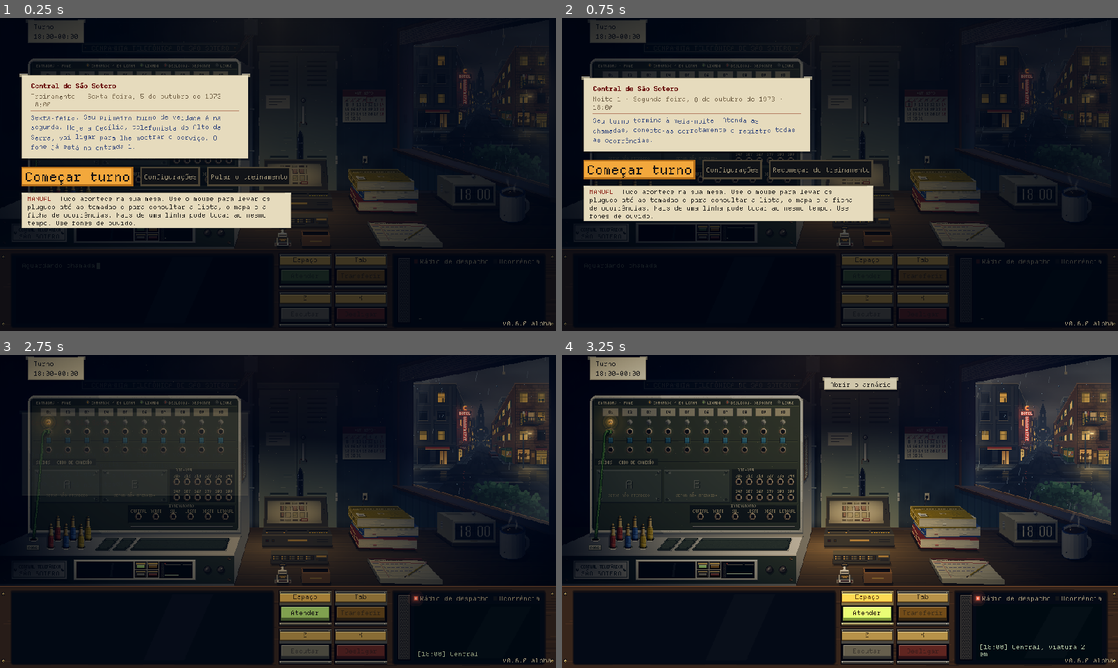
Above: before the commit, frames 1-4 (two rows, left to right).
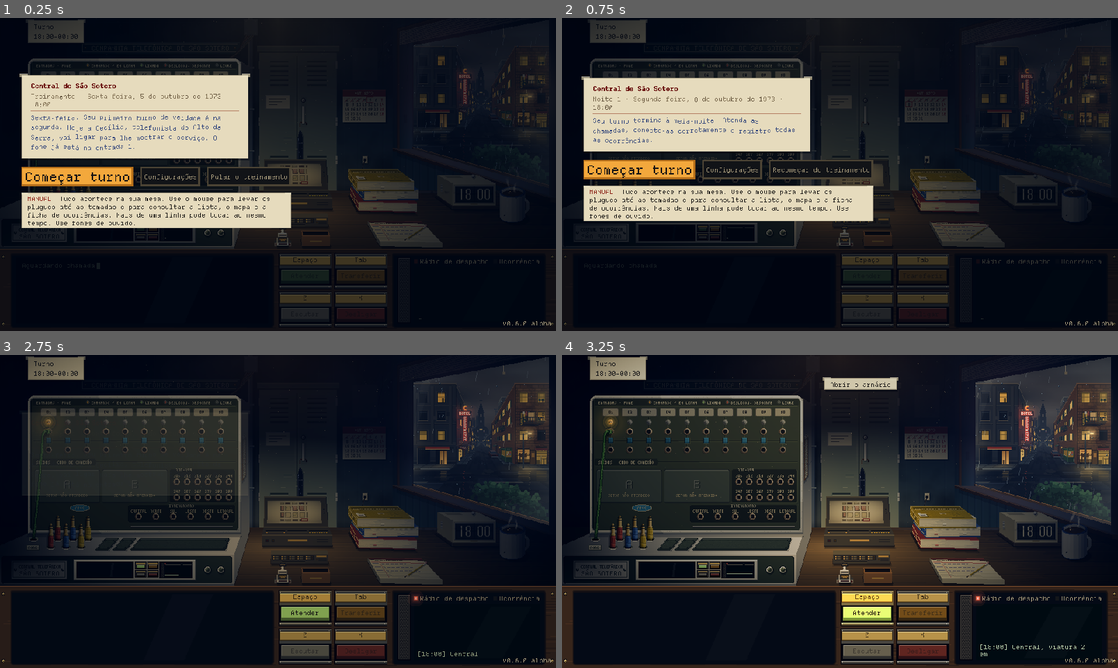
Above: after the commit, the same moments.

Repository: MendelDdS/Project-Switchboard
Game: Godot game, scene res://scenes/app.tscn
The game is run twice, just before and just after one commit, with the same random seed, the same clock (stepped at 60 frames per second) and the same inputs.
Inputs (mouse positions are in pixels of both pictures, inside the frame that each line leads up to):
- Up to frame 1 (0.25 s): no input
- Up to frame 2 (0.75 s): click "Pular o treinamento" at 0.5 s
- Up to frame 3 (2.75 s): click "Recomeçar do treinamento" at 1.25 s; click "Começar turno" at 2 s
- Up to frame 4 (3.25 s): tap Enter at 2.75 s; drag from (840, 511) to (895, 442) at 2.77 s

The runs differ from the first frame. In frame 1, 0.1% of the frame differs, in the area x 9-43%, y 17-74%; in frame 2, 0.1%; in frame 3, 0.2%; in frame 4, 0.2%, in the area x 0-43%, y 16-74%.

Commit message:
feat(#0000): switchboard Severance details: pressed listening key lit whole in one matte color; rounded banks, trunks, tabs, header, plates and bank covers; oval CTSS badge beside the trunks; wear and cover screws removed; console front as a keyboard tray (white plastic with a recessed olive plate, olive knobs with cream rings, no screws)
Co-Authored-By: Claude Opus 5.5 <noreply@anthropic.com>
Claude-Session: https://claude.ai/code/session_01H96ird3NiwT968jGyfcfei

Diff:
--- a/scripts/pal.gd
+++ b/scripts/pal.gd
@@ -104,7 +104,7 @@
 ## As teclas de plástico ciano das chaves de escuta (`Switchboard._draw_levers`), do escuro ao claro.
 const KEY_CAP: Array[Color] = [Color("12394a"), Color("1d5a72"), Color("2b7e9c"), Color("3f9fbf"), Color("6cc0da"),
 	Color("a2dcec")]
-const KEY_LED := Color("d8fbff")   ## o pontinho aceso na tecla presa
+const KEY_GLOW := Color("7fd3e6")   ## a tecla presa, acesa por dentro: plástico fosco, uma cor só
 ## A quina do níquel descendo até o painel (`Switchboard.NICKEL_EDGE`): na luz, no meio e na sombra.
 const NICKEL_EDGE: Array[Color] = [Color("63675a"), Color("4a4f42"), Color("353a2e")]
 ## O latão das plaquetas, dos aros dos buracos da prateleira e do friso na beira dela, e das etiquetas das teclas: a
@@ -117,7 +117,6 @@
 ## A baquelite preta dos botões do console: a beira, a sombra e o meio da saia, e a sombra, o meio e a luz do tampo.
 const BAKELITE: Array[Color] = [Color("120e0a"), Color("1a1612"), Color("2a2420"), Color("3a332c"), Color("4a4038"),
 	Color("5a5048")]
-const SCREW: Array[Color] = [Color("1a0f08"), Color("2a1a0f"), Color("4a3a24"), Color("8e7a5a")]   ## os parafusos do console: sombra, meio, luz e a fenda
 ## Os cabos (`Switchboard.CORD_COLORS`): o pano de cada um e o brilho dele; o corpo do plug na mesma cor.
 const CORDS := [
 	[Color("3d6e34"), Color("6c9e58")],
--- a/scripts/ui/background.gd
+++ b/scripts/ui/background.gd
@@ -2180,11 +2180,14 @@
 		draw_line(p, back.call(p), Pal.SHELL[1], 1.0)
 		draw_line(top, b.end, SHELL[0], 1.0)   # as quinas da frente pegam a luz
 		draw_line(Vector2(fx1, sy), low, SHELL[0], 1.0)
-	# a frente do console (aparece entre as peças embutidas), escura, com a beira de cima no esmalte e o rodapé
-	_r(fx0, sy, fx1 - fx0, fy - sy, Pal.BOARD_SIDE)
-	_r(fx0, sy, fx1 - fx0, 3, SHELL[1])
-	_r(fx0, sy + 3, fx1 - fx0, 1, Pal.BOARD_SIDE.darkened(0.4))
+	# a frente do console, como a bandeja do teclado dos terminais da série Ruptura: o plástico branco em volta de uma
+	# placa oliva rebaixada, de cantos redondos (a miniatura do painel, a plaqueta e os botões ficam nela), e o rodapé
+	_r(fx0, sy, fx1 - fx0, fy - sy, SHELL[1])
 	_r(fx0, fy - 3, fx1 - fx0, 3, SHELL[2])
+	var tray := Rect2(maxf(fx0, 0.0) + 4.0, sy + 4.0, fx1 - maxf(fx0, 0.0) - 8.0, fy - sy - 8.0)
+	Switchboard.round_rect(self, tray.grow(1), Pal.BOARD_SIDE.darkened(0.5))
+	Switchboard.round_rect(self, tray, Pal.BOARD_SIDE)
+	draw_rect(Rect2(tray.position.x + 2.0, tray.end.y, tray.size.x - 4.0, 1), SHELL[0])   # a beira de baixo do rebaixo, na luz
 	# a prateleira, no esmalte claro: o painel pousa no fundo dela, num rodapé, com a sombra de contato na frente
 	_poly(PackedVector2Array([Vector2(fx0, sy), Vector2(fx1, sy), b.end, Vector2(b.position.x, b.end.y)]), Pal.SHELL[5])
 	_r(fx0, sy - 1, fx1 - fx0, 2, Pal.NICKEL[2])   # o friso niquelado na beira
@@ -2195,18 +2198,14 @@
 		var my := roundf((sy + fy) / 2.0)
 		var px := maxf(fx0, 0.0) + 8.0   # a coluna dos parafusos da beira: a plaqueta fica no meio entre ela e a miniatura
 		Switchboard.draw_maker_plate(self, Rect2(roundf((px + rr.position.x - 96.0) / 2.0), my - 16, 96, 32))   # a plaqueta do fabricante
-		for i in 2:   # baquelite: a borda em volta do tampo, os dois com a luz no alto à esquerda, a espaços iguais entre a miniatura e a beira
+		for i in 2:   # oliva com o aro creme, como o botão do lado do monitor, a luz no alto à esquerda, a espaços iguais entre a miniatura e a beira
 			var c := Vector2(rr.end.x + roundf((fx1 - rr.end.x) * (i + 1) / 3.0), my)
 			_sprite(PixelArt.disc(15, [[7.0, Color(0, 0, 0, 0.35)]]), c + Vector2(1, 2))
-			var bk := Pal.BAKELITE
-			_sprite(PixelArt.disc(13, [[4.0, bk[5], bk[3], bk[2]], [5.5, bk[4], bk[2], bk[1]], [6.5, bk[0]]]), c)
+			var m := Pal.BOARD_METAL
+			_sprite(PixelArt.disc(13, [[4.0, m[6], m[4], m[2]], [5.5, Pal.SHELL[7], Pal.SHELL[5], Pal.SHELL[3]], [6.5, m[0]]]), c)
 			var a := -PI * 0.75 + i * 1.1
 			for j in range(2, 5):   # o risco de posição, pixel a pixel
-				draw_rect(Rect2((c + Vector2(cos(a), sin(a)) * j).floor(), Vector2.ONE), Pal.NICKEL[1])
-	for p in [Vector2(fx1 - 8, sy + 8), Vector2(fx1 - 8, fy - 10), Vector2(8, sy + 8), Vector2(8, fy - 10)]:   # os parafusos
-		if p.x > fx0 + 4:
-			_sprite(PixelArt.disc(5, [[2.5, Pal.SCREW[2], Pal.SCREW[1], Pal.SCREW[0]]]), p)
-			draw_rect(Rect2(p.floor() - Vector2(1, 0), Vector2(3, 1)), Pal.SCREW[3])   # a fenda
+				draw_rect(Rect2((c + Vector2(cos(a), sin(a)) * j).floor(), Vector2.ONE), Pal.BOARD_INK)
 	draw_rect(Rect2(b.position.x, b.end.y, b.size.x, 3), SHELL[2])
 	_poly(PackedVector2Array([Vector2(b.position.x, b.end.y + 3), Vector2(b.end.x, b.end.y + 3),
 		Vector2(b.end.x + 2, b.end.y + 7), Vector2(b.position.x - 3, b.end.y + 7)]), Color(0, 0, 0, 0.3))
--- a/scripts/ui/switchboard.gd
+++ b/scripts/ui/switchboard.gd
@@ -742,7 +742,6 @@
 	# o nome das saídas embaixo delas, no meio do vão até os bancos, sobre uma faixa como a das entradas, que separa as
 	# seções (a faixa entre as entradas e as saídas é das chaves de escuta)
 	_draw_rule(roundf((ROW_Y["out"] + JACK / 2.0 + DEST_TOP - 13.0) / 2.0), T.text(T.Key.BOARD_OUTPUTS))
-	_draw_wear()
 	_draw_trunks(trunks)
 
 	# entradas e saídas
@@ -763,8 +762,8 @@
 			draw_texture(num, Vector2(roundf(jr.get_center().x - num.get_width() / 2.0), jr.position.y - 10.0),
 				Pal.NUMBER_PAINT if exchange.dest(d) == Exchange.Dest.FREE else Pal.TEXT)
 
-	# legenda das lâmpadas, numa linha no pé do painel
-	_draw_legend()
+	_draw_legend()   # na faixa do alto
+	_draw_badge(Vector2((FRAME + trunks.position.x) / 2.0, trunks.position.y + 4.0))
 
 
 ## As lâmpadas das linhas (com a luz delas no aro da entrada) e o aro aceso dos destinos. As luzes vão para o `Bloom`,
--- a/scripts/ui/switchboard_panel.gd
+++ b/scripts/ui/switchboard_panel.gd
@@ -48,7 +48,8 @@
 const LAMP_R := 2.5         # o raio da luz da lâmpada de cada linha, no `Bloom` (o vidro tem 4; o aro de metal fica em volta)
 const BEZEL := [Pal.NICKEL[1], Pal.NICKEL[2], Pal.NICKEL[3]]   # aro niquelado: luz, meio, sombra
 const LAMP_OFF := Pal.LAMP_GLASS
-const WEAR := [0.5, 0.3, 0.15]   # o painel gasto em volta das tomadas: do perto ao longe (o quanto clareia)
+const ROUND := [2, 1]   # o canto redondo dos blocos, das abas e das chapas: o quanto as duas linhas da ponta recuam (`round_rect`)
+const BADGE := "CTSS"   # a sigla da companhia no emblema (`_draw_badge`), igual em todos os idiomas
 const LAMP_ON_SEC := 0.06    # a lâmpada (de filamento) acende quase na hora...
 const LAMP_OFF_SEC := 0.18   # ...e apaga mais devagar, o filamento esfriando: a linha tocando pulsa em vez de piscar seco
 const CORD_COLORS := Pal.CORDS
@@ -115,7 +116,7 @@
 ## As chaves de escuta, teclas quadradas de plástico ciano (como as dos terminais da série Ruptura), cada uma num
 ## rebaixo escuro do painel: solta, a tecla sai dele (o topo e, embaixo, a frente dela, mais escura, com a sombra embaixo
 ## à esquerda: a luz vem do alto à direita, `LIGHT`); presa (escutando, ou o destino tocando), afunda rente ao painel e
-## escurece, com um pontinho aceso (`Pal.KEY_LED`). Cada uma em `levers` é [centro, direção, px além]: presa (-1),
+## acende por inteiro, fosca, de uma cor só (`Pal.KEY_GLOW`). Cada uma em `levers` é [centro, direção, px além]: presa (-1),
 ## solta (1) ou no meio do caminho (0), `over` px além, na batida.
 func _draw_levers(levers: Array) -> void:
 	var k := Pal.KEY_CAP
@@ -128,19 +129,21 @@
 		_ci.draw_rect(Rect2(well.end.x, well.position.y, 1, well.size.y + 1), _metal_at(c, 2))
 		var dir: int = v[1]
 		var lift := clampi((2 if dir > 0 else 1 if dir == 0 else 0) + dir * roundi(v[2]), 0, 3)   # a altura da frente
-		var t := clampi(2 + s - (1 if dir < 0 else 0), 1, k.size() - 2)   # o tom do topo: presa, um abaixo
+		var t := clampi(2 + s, 1, k.size() - 2)   # o tom do topo, na luz da sala
 		var top := Rect2(c.x - 4, c.y - 3 - lift, 8, 7)
 		if lift > 0:
 			_ci.draw_rect(Rect2(top.position + Vector2(-1, 1), Vector2(8, 7 + lift)), SHADOW)
 			_ci.draw_rect(Rect2(top.position.x, top.end.y, 8, lift), k[t - 1])   # a frente da tecla
+		if dir < 0:   # presa: a tecla toda acesa por dentro, fosca: uma cor só, a beira um pouco mais apagada, luz opaca sem miolo
+			var glow := Pal.KEY_GLOW
+			_ci.draw_rect(top, glow.darkened(0.2))
+			_ci.draw_rect(top.grow(-1), glow)
+			Bloom.light(_ci, top, glow, 0.6, false)
+			continue
 		_ci.draw_rect(top, k[t])
 		_ci.draw_rect(Rect2(top.position, Vector2(8, 1)), k[t + 1])   # a quina de cima e a da direita, na luz
 		_ci.draw_rect(Rect2(top.end.x - 1, top.position.y, 1, 7), k[t + 1])
 		_ci.draw_rect(Rect2(top.position.x, top.position.y + 1, 1, 6), k[t - 1])
-		if dir < 0:   # presa: o pontinho aceso no meio dela (de longe, a tecla afundada sozinha mal se via)
-			var dot := Rect2(c.x - 1, top.position.y + 2, 2, 2)
-			_ci.draw_rect(dot, Pal.KEY_LED)
-			Bloom.light(_ci, dot, Pal.KEY_LED, 0.5)
 
 
 ## Encaixe redondo como os das mesas antigas (`_jack_tex`), com a sombra curta no painel. `dim`: o metal mais escuro.
@@ -253,35 +256,6 @@
 		var r := Rect2(col_x(i) - 1.0, ROW_Y["plate"] + ROW_Y["plate_h"] + 2.0, 2.0, ROW_Y["out"] - ROW_Y["plate"] - ROW_Y["plate_h"] - 2.0)
 		_lit_rect(Rect2(r.position, Vector2(1, r.size.y)), _metal(-2))   # rebaixado: a sombra à esquerda, a luz à direita
 		_lit_rect(Rect2(r.position.x + 1.0, r.position.y, 1, r.size.y), _metal(2))
-
-
-## O uso de anos: o painel gasto em volta das tomadas (claro liso, mais nas entradas, onde o FONE entra a noite toda,
-## e nas primeiras linhas) e riscos finos onde a ponta do plug escorregou errando o furo. Sempre os mesmos.
-func _draw_wear() -> void:
-	var hi: Color = Pal.BOARD_METAL[6]
-	for j in _jacks:
-		if j > 20:
-			continue   # nos bancos, rebaixados e escuros, o gasto não aparece
-		var use := _use(j)
-		PixelArt.sprite(_ci, _disc(20, [[7.0, Color(hi, WEAR[0])], [8.5, Color(hi, WEAR[1])], [10.0, Color(hi, WEAR[2])]]),
-			jack_rect(j).get_center(), Color(1, 1, 1, use))
-		var rng := RandomNumberGenerator.new()
-		rng.seed = j
-		for k in roundi(use * 2.0):
-			var a := rng.randf() * TAU
-			var from := jack_rect(j).get_center() + Vector2.from_angle(a) * rng.randf_range(6.0, 8.0)
-			var to := from + Vector2.from_angle(a + rng.randf_range(-0.6, 0.6)) * rng.randf_range(2.0, 4.0)
-			_ci.draw_line(from.round() + Vector2(0.5, 0.5), to.round() + Vector2(0.5, 0.5), Color(hi, 0.45), 1.0)
-
-
-## O quanto a tomada `j` é usada (0..1): as entradas mais, das primeiras linhas para as últimas; depois as saídas; os
-## destinos, menos.
-func _use(j: int) -> float:
-	if j <= 10:
-		return 1.0 - (j - 1) * 0.05
-	if j <= 20:
-		return 0.6 - (j - 11) * 0.03
-	return 0.35
 
 
 ## A plaqueta do fabricante em `r` (96×32), no esmalte claro com a beira niquelada, desenhada pelo cenário na frente do console, ao lado
@@ -420,26 +394,53 @@
 	if caption != "":
 		var t := PixelArt.tiny(caption)
 		var tab := Rect2(FRAME + 3, y - 5, t.get_width() + 15, 12)
-		_ci.draw_rect(tab, Pal.BOARD_STRIP)
-		_ci.draw_rect(Rect2(tab.position.x, tab.end.y, tab.size.x, 1), _metal_at(tab.position, 2))   # a beira de baixo, na luz
+		round_rect(_ci, tab, Pal.BOARD_STRIP)
+		_ci.draw_rect(Rect2(tab.position.x + 2, tab.end.y, tab.size.x - 4, 1), _metal_at(tab.position, 2))   # a beira de baixo, na luz
 		_ci.draw_texture(t, Vector2(FRAME + 10, y - 4), Pal.BOARD_INK)   # as letras nas linhas 3 a 7: em volta da faixa
 
 
 ## A faixa escura do alto do painel, de ponta a ponta, onde vão o nome das entradas e a legenda das lâmpadas.
 func _draw_header() -> void:
 	var r := Rect2(FRAME + 3, RULES["in"] - 5, size.x - FRAME * 2 - 6, 12)
-	_ci.draw_rect(r, Pal.BOARD_STRIP)
-	_lit_rect(Rect2(r.position.x, r.end.y, r.size.x, 1), _metal(2))
-
-
-## Um bloco rebaixado no painel (os bancos de destino, o interurbano): o fundo escuro, com a sombra da beira em cima e
-## à esquerda e a luz embaixo e à direita.
+	round_rect(_ci, r, Pal.BOARD_STRIP)
+	_lit_rect(Rect2(r.position.x + 2, r.end.y, r.size.x - 4, 1), _metal(2))
+
+
+## O emblema da companhia no vão à esquerda do interurbano, acima dos plugs guardados, com o meio em `c`: um oval
+## ciano com a beira e a sigla em creme, como o logotipo nos terminais da série Ruptura.
+func _draw_badge(c: Vector2) -> void:
+	var t := PixelArt.tiny(BADGE)
+	var w := t.get_width() + 20.0
+	var h := 12
+	var r := Rect2((c - Vector2(w, h) / 2.0).round(), Vector2(w, h))
+	for y in h:   # pixel a pixel, linha a linha: a beira e, dentro dela, o oval
+		var dy := y + 0.5 - h / 2.0
+		var hw := roundf(w / 2.0 * sqrt(1.0 - pow(dy / (h / 2.0), 2.0)))
+		_ci.draw_rect(Rect2(r.get_center().x - hw, r.position.y + y, hw * 2.0, 1), Pal.BOARD_INK)
+		if absf(dy) < h / 2.0 - 1.0:
+			var hi := roundf((w / 2.0 - 1.5) * sqrt(1.0 - pow(dy / (h / 2.0 - 1.0), 2.0)))
+			_ci.draw_rect(Rect2(r.get_center().x - hi, r.position.y + y, hi * 2.0, 1), Pal.KEY_CAP[2])
+	_ci.draw_texture(t, (r.get_center() - Vector2(t.get_width() / 2.0, 3.0 + 2.5)).round(), Pal.BOARD_INK)
+
+
+## Um retângulo cheio de cantos redondos, pixel a pixel: `cut` diz quanto cada linha da ponta recua, de fora para
+## dentro (`ROUND`, o canto dos blocos; [1], o das plaquinhas).
+static func round_rect(ci: CanvasItem, r: Rect2, col: Color, cut: Array = ROUND) -> void:
+	var n := cut.size()
+	ci.draw_rect(Rect2(r.position.x, r.position.y + n, r.size.x, r.size.y - n * 2), col)
+	for i in n:
+		var w: float = r.size.x - cut[i] * 2
+		ci.draw_rect(Rect2(r.position.x + cut[i], r.position.y + i, w, 1), col)
+		ci.draw_rect(Rect2(r.position.x + cut[i], r.end.y - 1 - i, w, 1), col)
+
+
+## Um bloco rebaixado no painel (os bancos de destino, o interurbano), de cantos redondos: o fundo escuro, com a
+## sombra da beira em cima e à esquerda e a luz embaixo e à direita.
 func _draw_inset(r: Rect2) -> void:
-	_lit_rect(Rect2(r.position.x - 1, r.position.y - 1, r.size.x + 2, 1), _metal(-2))
-	_lit_rect(Rect2(r.position.x - 1, r.position.y, 1, r.size.y + 1), _metal(-2))
-	_lit_rect(Rect2(r.position.x, r.end.y, r.size.x + 1, 1), _metal(2))
-	_lit_rect(Rect2(r.end.x, r.position.y - 1, 1, r.size.y + 1), _metal(2))
-	_ci.draw_rect(r, Pal.BOARD_INSET)
+	var g := r.grow(1)
+	round_rect(_ci, g, _metal_at(r.end, 2))
+	round_rect(_ci, Rect2(g.position, g.size - Vector2.ONE), _metal_at(r.position, -2))
+	round_rect(_ci, r, Pal.BOARD_INSET)
 
 
 ## O tom do metal do painel em `p`, `step` tons acima ou abaixo.
@@ -624,10 +625,10 @@
 func _draw_number_plate(r: Rect2, text: String) -> void:
 	var s := _step_at(r.get_center())
 	var tag := Pal.lit(Pal.BOARD_TAG, s)
-	rim(_ci, r, tag.darkened(0.5), tag.darkened(0.65))   # embutida: a beira escura em volta
-	_ci.draw_rect(r, tag)
-	_ci.draw_rect(Rect2(r.position, Vector2(r.size.x, 1)), tag.lightened(0.15))
-	_ci.draw_rect(Rect2(r.position.x, r.end.y - 1, r.size.x, 1), tag.darkened(0.15))
+	round_rect(_ci, r.grow(1), tag.darkened(0.55), [1])   # embutida: a beira escura em volta
+	round_rect(_ci, r, tag, [1])
+	_ci.draw_rect(Rect2(r.position.x + 1, r.position.y, r.size.x - 2, 1), tag.lightened(0.15))
+	_ci.draw_rect(Rect2(r.position.x + 1, r.end.y - 1, r.size.x - 2, 1), tag.darkened(0.15))
 	var tex := PixelArt.tiny(text)
 	var at := (r.get_center() - Vector2(tex.get_width() / 2.0, 3.0 + 2.5)).round()   # as letras ficam nas linhas 3 a 7 da imagem
 	_ci.draw_texture(tex, at, Pal.lit(Pal.ENGRAVED, s))
@@ -645,28 +646,20 @@
 }
 
 
-## Chapa de metal parafusada sobre um banco que ainda não está em uso (lisa: o escovado saiu, a pedido): a letra do
-## banco estampada em relevo (luz em cima à esquerda, sombra embaixo à direita), o aviso
-## pintado com estêncil embaixo e, em volta dos parafusos, os riscos da chave de fenda que escorregou. Sempre os mesmos.
+## Tampa lisa de cantos redondos sobre um banco que ainda não está em uso, encaixada, sem parafusos (limpa, como
+## tudo na série Ruptura; os parafusos e os riscos da chave de fenda saíram): a letra do banco estampada em relevo (luz
+## em cima à esquerda, sombra embaixo à direita) e o aviso pintado com estêncil embaixo.
 func _draw_plate(r: Rect2, letter: String) -> void:
-	var rng := RandomNumberGenerator.new()
-	rng.seed = hash(letter)
 	var plate := Pal.lit(PLATE, _step_at(r.get_center()))   # no tom da luz da sala no meio dela
-	rim(_ci, r, plate.darkened(0.15), plate.darkened(0.5))
-	_ci.draw_rect(r, plate)
-	_ci.draw_rect(Rect2(r.position, Vector2(r.size.x, 2)), plate.lightened(0.18))
-	_ci.draw_rect(Rect2(r.position.x, r.end.y - 2, r.size.x, 2), plate.darkened(0.35))
-	for c in [r.position + Vector2(5, 5), Vector2(r.end.x - 5, r.position.y + 5), Vector2(r.position.x + 5, r.end.y - 5), r.end - Vector2(5, 5)]:
-		for k in 2:   # a chave de fenda escorregou, sempre para dentro da chapa (para fora, o risco passava da borda)
-			var a: float = (r.get_center() - c).angle() + rng.randf_range(-0.6, 0.6)
-			var from: Vector2 = c + Vector2.from_angle(a) * 3.0
-			var to := from + Vector2.from_angle(a + rng.randf_range(-0.3, 0.3)) * rng.randf_range(2.0, 4.0)
-			_ci.draw_line(from.round() + Vector2(0.5, 0.5), to.round() + Vector2(0.5, 0.5), plate.lightened(0.3), 1.0)
-		PixelArt.sprite(_ci, _disc(5, [[1.5, plate.lightened(0.35), plate.lightened(0.15), plate.darkened(0.2)], [2.5, plate.darkened(0.5)]]), c)
-		_ci.draw_rect(Rect2((c - Vector2(2, 1)).floor(), Vector2(3, 1)), plate.darkened(0.5))   # fenda do parafuso
+	round_rect(_ci, r.grow(1), plate.darkened(0.5))
+	round_rect(_ci, r, plate)
+	for i in ROUND.size():   # a luz na beira de cima e a sombra na de baixo, seguindo o canto
+		var cut: int = ROUND[i]
+		_ci.draw_rect(Rect2(r.position.x + cut, r.position.y + i, r.size.x - cut * 2, 1), plate.lightened(0.18))
+		_ci.draw_rect(Rect2(r.position.x + cut, r.end.y - 1 - i, r.size.x - cut * 2, 1), plate.darkened(0.35))
 	var rows := PixelArt.relief(PLATE_LETTERS[letter])   # a letra estampada
 	var at := (r.get_center() - Vector2(0, 4)).round()
 	PixelArt.sprite(_ci, PixelArt.art(rows, {"*": plate.darkened(0.45)}), at + Vector2(1, 1))
 	PixelArt.sprite(_ci, PixelArt.art(rows, {"u": plate.lightened(0.35), "d": plate.darkened(0.2), "+": plate.lightened(0.15)}), at)
 	var notice := PixelArt.tiny(T.text(T.Key.BOARD_PLATE_NOTICE))   # pintado com estêncil, já gasto
-	_ci.draw_texture(notice, Vector2(roundf(r.get_center().x - notice.get_width() / 2.0), roundf(r.get_center().y + 10.0)), Color(Pal.STENCIL, 0.6))
+	_ci.draw_texture(notice, Vector2(roundf(r.get_center().x - notice.get_width() / 2.0), roundf(r.get_center().y + 10.0)), Color(Pal.STENCIL, 0.85))
Not shown, changed: HISTORICO.md
Not shown, changed: docs/mapa-ui-detalhado.md
Not shown, changed: scripts/ui/CLAUDE.md
